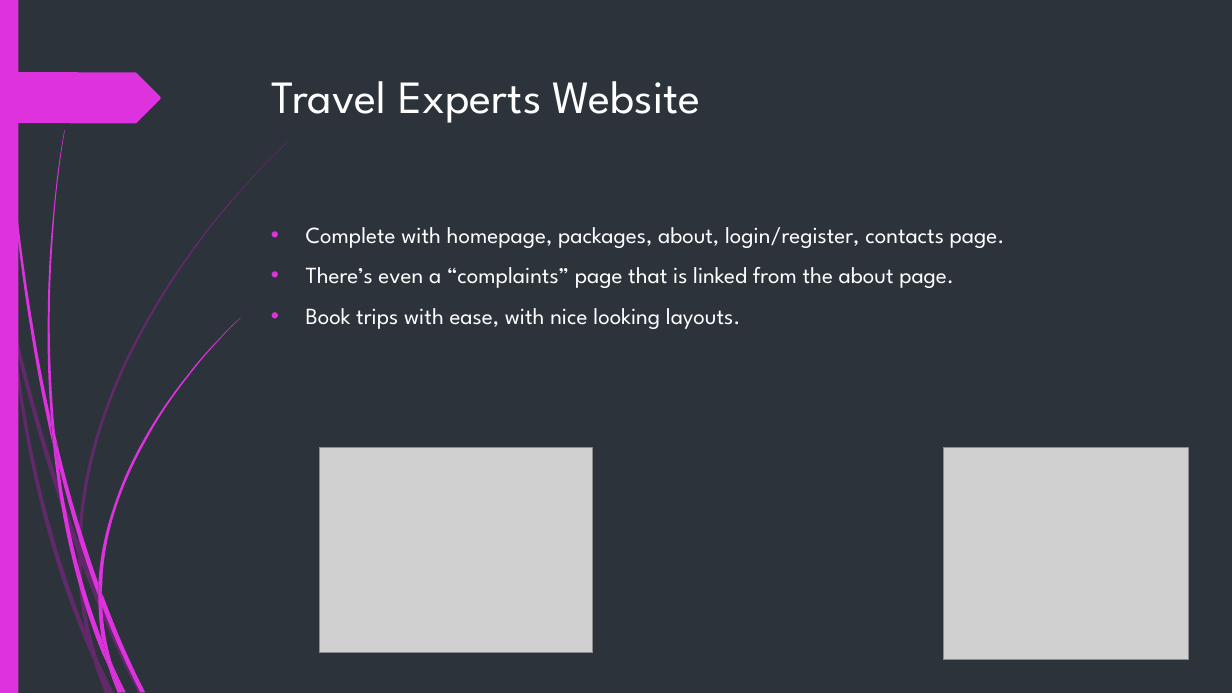
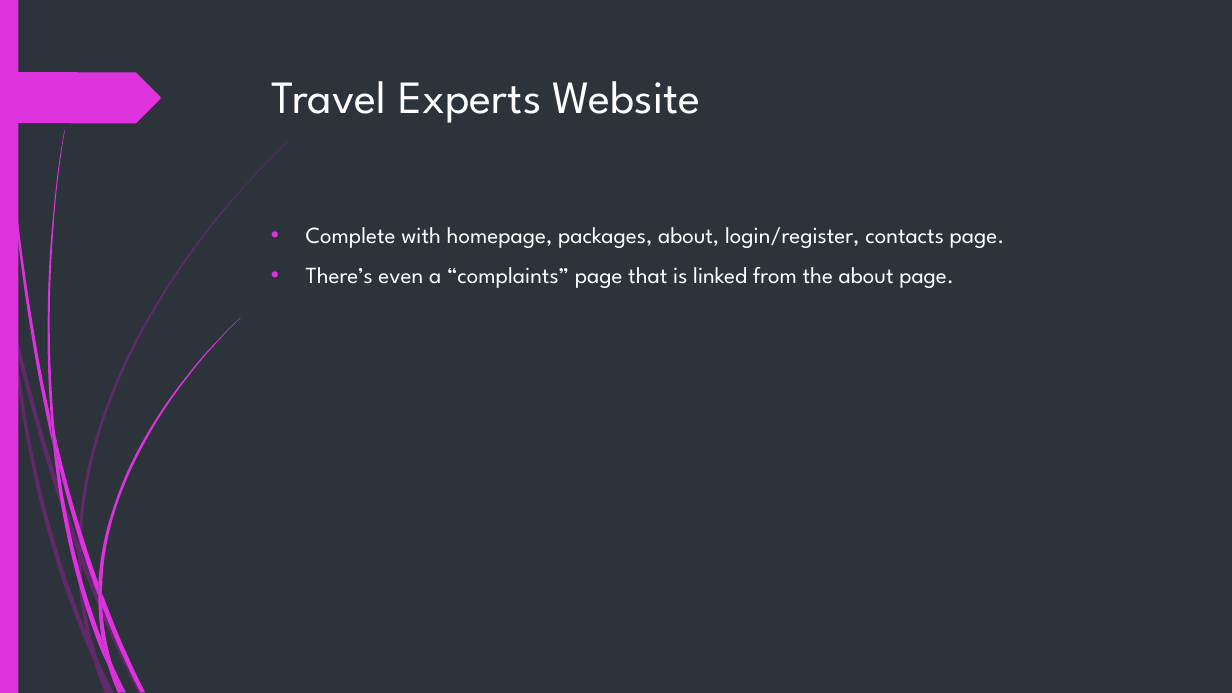
Before and after one commit to RoyalBis/OOSD-PROJ2-TEAM5, a slide deck: slide 5 of OOSD_Project2_Team5_Presentation.pptx. Drawn at 1232x693 pixels with LibreOffice and Linux fonts; fonts in the diff are those of the drawing; grey boxes stand for pictures. Boxes give left, top, right and bottom in pixels: in the first picture for what was removed or moved away, otherwise in the second. Text is boxed around its words. In the diff, an @@ line names an element or a change of style, - is before the commit and + after.

```diff
--- a/OOSD_Project2_Team5_Presentation.pptx
+++ b/OOSD_Project2_Team5_Presentation.pptx
@@ text at [306, 308, 741, 329]: paragraph removed @@
-• Book trips with ease, with nice looking layouts.
@@ picture removed at [320, 448, 593, 653] @@
@@ picture removed at [944, 448, 1189, 660] @@
```
Also in this commit, not shown: 2 other slides changed, 1 slide removed, 3 other files.
